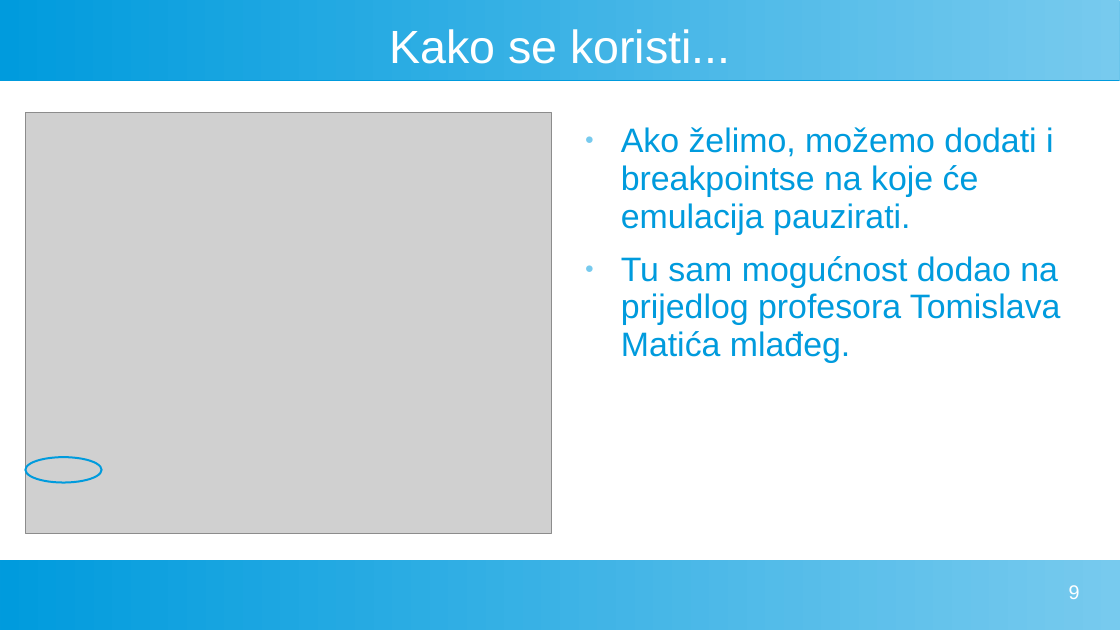
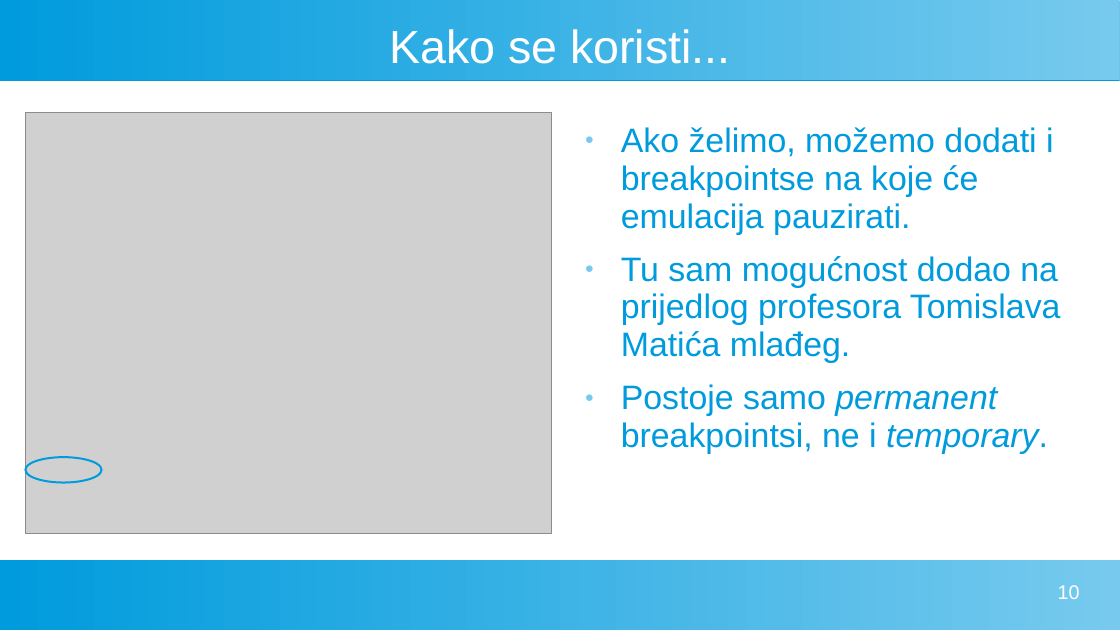
Before and after one commit to FlatAssembler/FlatAssembler.github.io, a slide deck: slide 10 of PicoBlaze/PicoBlaze.ppt (slide 9 before the commit). Drawn at 1120x630 pixels with LibreOffice and Linux fonts; fonts in the diff are those of the drawing; grey boxes stand for pictures. Boxes give left, top, right and bottom in pixels: in the first picture for what was removed or moved away, otherwise in the second. Text is boxed around its words. In the diff, an @@ line names an element or a change of style, - is before the commit and + after.

```diff
--- a/PicoBlaze/PicoBlaze.ppt
+++ b/PicoBlaze/PicoBlaze.ppt
@@ text at (x1=621, y1=384, x2=1048, y2=454): paragraph added @@
+● Postoje samo permanent breakpointsi, ne i temporary.
@@ page number at (x1=1058, y1=585, x2=1080, y2=599): text changed @@
-9
+10
```
Also in this commit, not shown: 4 other slides changed, 2 slides added.
